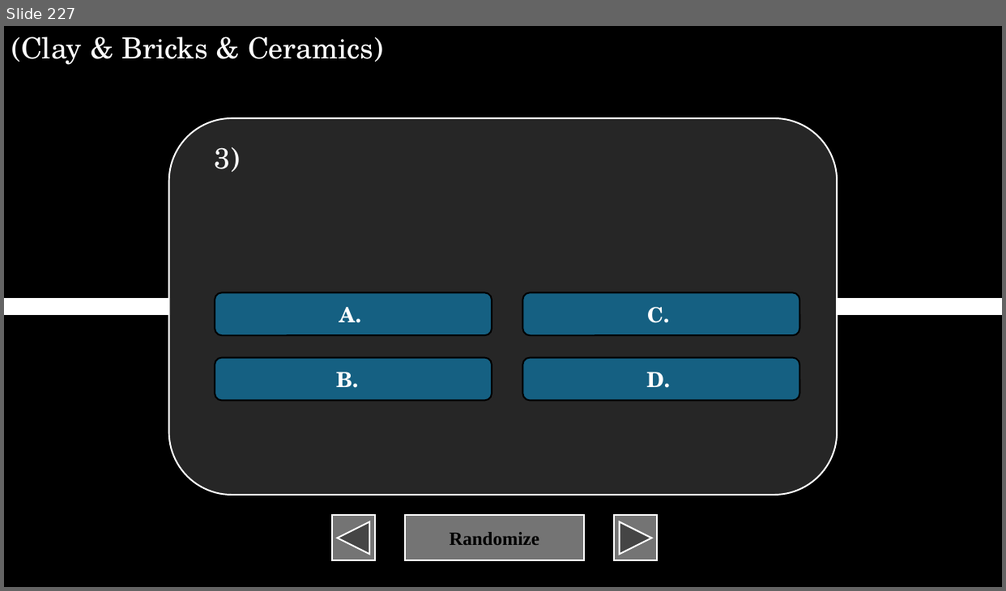
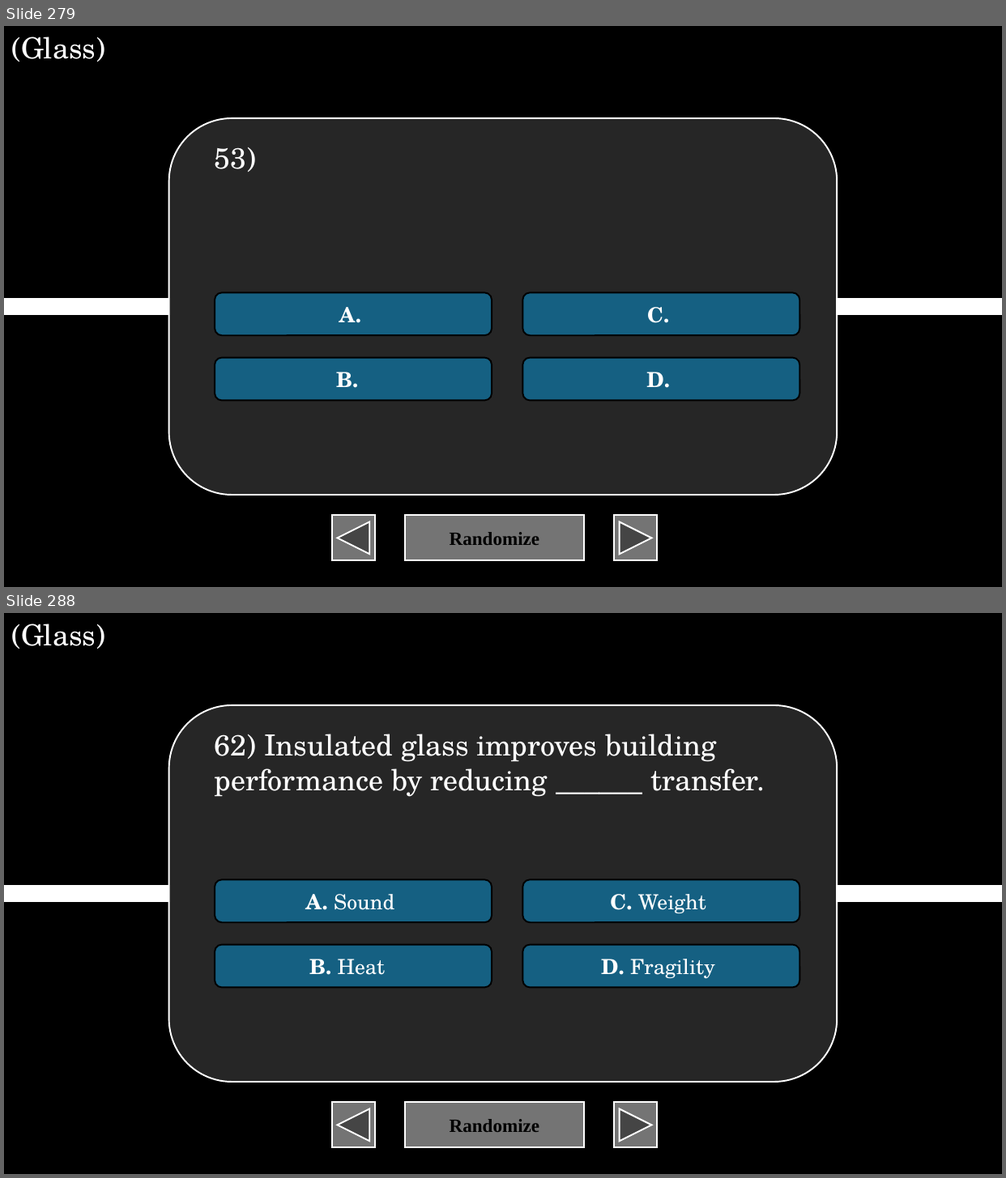
Before and after one commit to XIvanSolomonX/Archi-Reviewer, a slide deck: BU.pptm. Shown one above the other, each under a label of ours: slide 227 before the commit, slides 279 and 288 after it; the slides between them are not shown. The pictures are 1006x591 and 1006x1178 pixels, drawn with LibreOffice and Linux fonts; fonts in the diff are those of the drawing. Boxes give left, top, right and bottom in pixels: in the first picture for what was removed or moved away, otherwise in the second. Text is boxed around its words. In the diff, an @@ line names an element or a change of style, - is before the commit and + after.

```diff
--- a/BU.pptm
+++ b/BU.pptm
@@ slide 288 added at [4, 613, 1002, 1174], background #000000 @@
@@ text added at [11, 624, 105, 649], 28 pt, text #FFFFFF @@
+(Glass)
@@ rounded rectangle added at [168, 705, 837, 1082], fill #262626, outline #FFFFFF 1.5 pt @@
@@ text added at [214, 734, 765, 797], 28 pt, text #FFFFFF @@
+62) Insulated glass improves building performance by reducing ______ transfer.
@@ rounded rectangle added at [215, 879, 492, 922], fill #156082, outline #000000 1.5 pt, 20 pt, text #FFFFFF @@
+A. Sound
@@ rounded rectangle added at [522, 879, 799, 922], fill #156082, outline #000000 1.5 pt, 20 pt, text #FFFFFF @@
+C. Weight
@@ line added from (4, 894) to (1002, 894), #FFFFFF 16 pt @@
@@ rounded rectangle added at [215, 944, 492, 987], fill #156082, outline #000000 1.5 pt, 20 pt, text #FFFFFF @@
+B. Heat
@@ rounded rectangle added at [522, 944, 799, 987], fill #156082, outline #000000 1.5 pt, 20 pt, text #FFFFFF @@
+D. Fragility
@@ action button back previous added at [332, 1102, 374, 1148], fill #747474, outline #FFFFFF 1.5 pt @@
@@ action button blank added at [405, 1102, 584, 1148], fill #747474, outline #FFFFFF 1.5 pt, 18 pt, text #000000, bold @@
+Randomize
@@ action button forward next added at [614, 1102, 657, 1148], fill #747474, outline #FFFFFF 1.5 pt @@
@@ what was slide 227 is now slide 279 @@
@@ slide 279 changed as well @@
@@ text at [11, 37, 105, 62]: text changed @@
-(Clay & Bricks & Ceramics)
+(Glass)
@@ text at [214, 148, 256, 172]: text changed @@
-3)
+53)
```
Also in this commit, not shown: 1 other slide changed, 71 other slides added.
